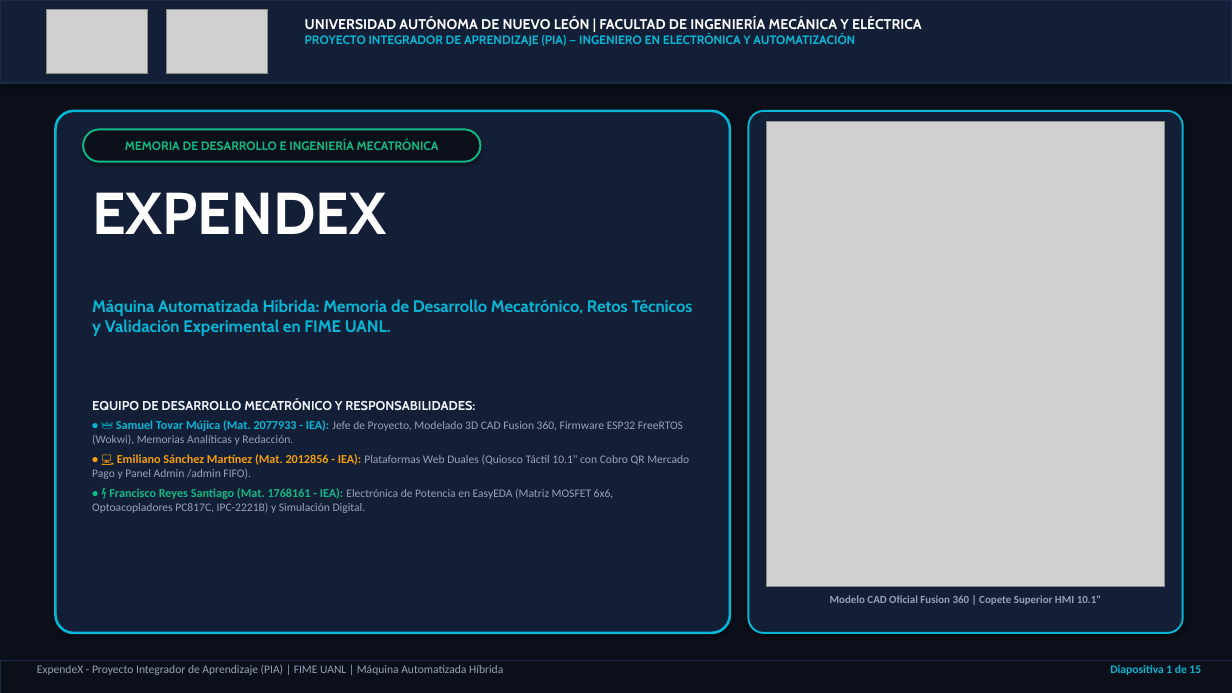
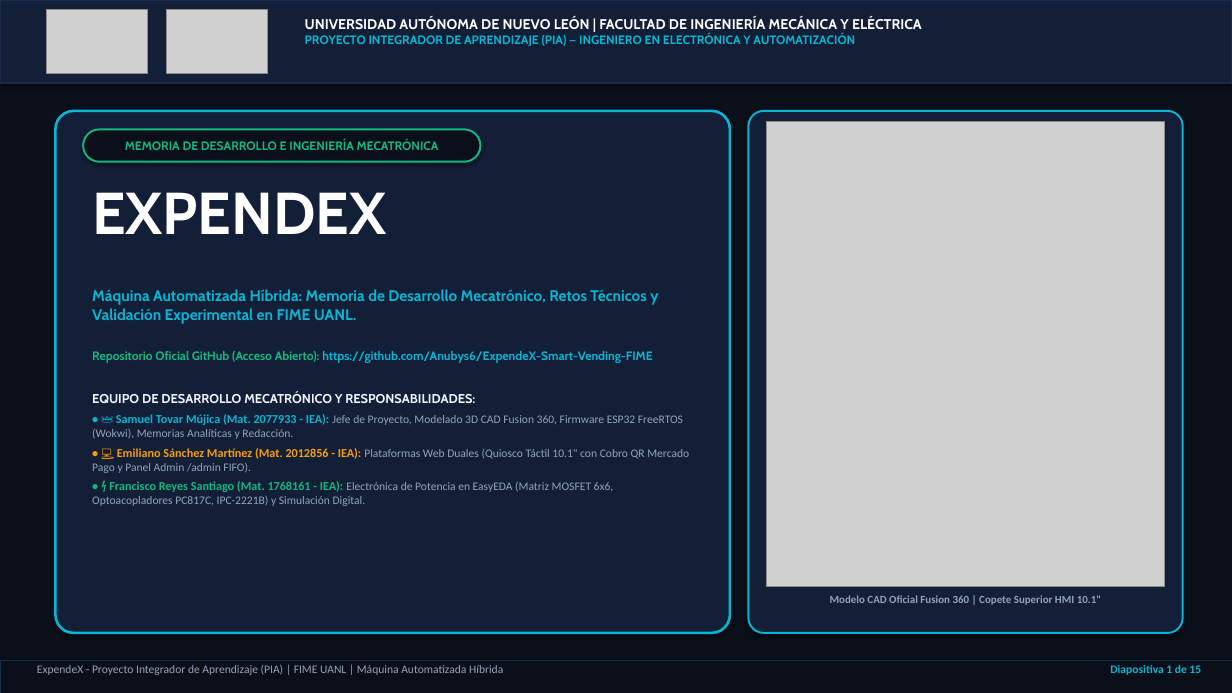
Before and after one commit to Anubys6/ExpendeX-Smart-Vending-FIME, a slide deck: slide 1 of 01_DOCUMENTOS_ACADEMICOS_FIME/Presentacion_ExpendeX_Canva_Design_Animada.pptx. Drawn at 1232x693 pixels with LibreOffice and Linux fonts; fonts in the diff are those of the drawing; grey boxes stand for pictures. Boxes give left, top, right and bottom in pixels: in the first picture for what was removed or moved away, otherwise in the second. Text is boxed around its words. In the diff, an @@ line names an element or a change of style, - is before the commit and + after.

Commit message:
fix(portadas): eliminar coordinacion y diseno tecnico, anadir repositorio en portada, remover llamadas internas y actualizar presentacion

```diff
--- a/01_DOCUMENTOS_ACADEMICOS_FIME/Presentacion_ExpendeX_Canva_Design_Animada.pptx
+++ b/01_DOCUMENTOS_ACADEMICOS_FIME/Presentacion_ExpendeX_Canva_Design_Animada.pptx
@@ text "Máquina Automatizada Híbrida: Memoria de ...": place and size @@
-text "Máquina Automatizada Híbrida: Memoria de ..." at <box>92,299,693,336</box>
+text "Máquina Automatizada Híbrida: Memoria de ..." at <box>92,289,658,324</box>
@@ text "Máquina Automatizada Híbrida: Memoria de ..." at <box>92,289,658,324</box>: size 13 to 12 pt @@
@@ text added at <box>92,351,652,363</box>, 9.5 pt, text #06B6D4, bold @@
+Repositorio Oficial GitHub (Acceso Abierto): https://github.com/Anubys6/ExpendeX-Smart-Vending-FIME
@@ text "EQUIPO DE DESARROLLO MECATRÓNICO Y ...": place and size @@
-text "EQUIPO DE DESARROLLO MECATRÓNICO Y ..." at <box>92,399,689,513</box>
+text "EQUIPO DE DESARROLLO MECATRÓNICO Y ..." at <box>92,392,689,506</box>
```
Also in this commit, not shown: 17 other files.
